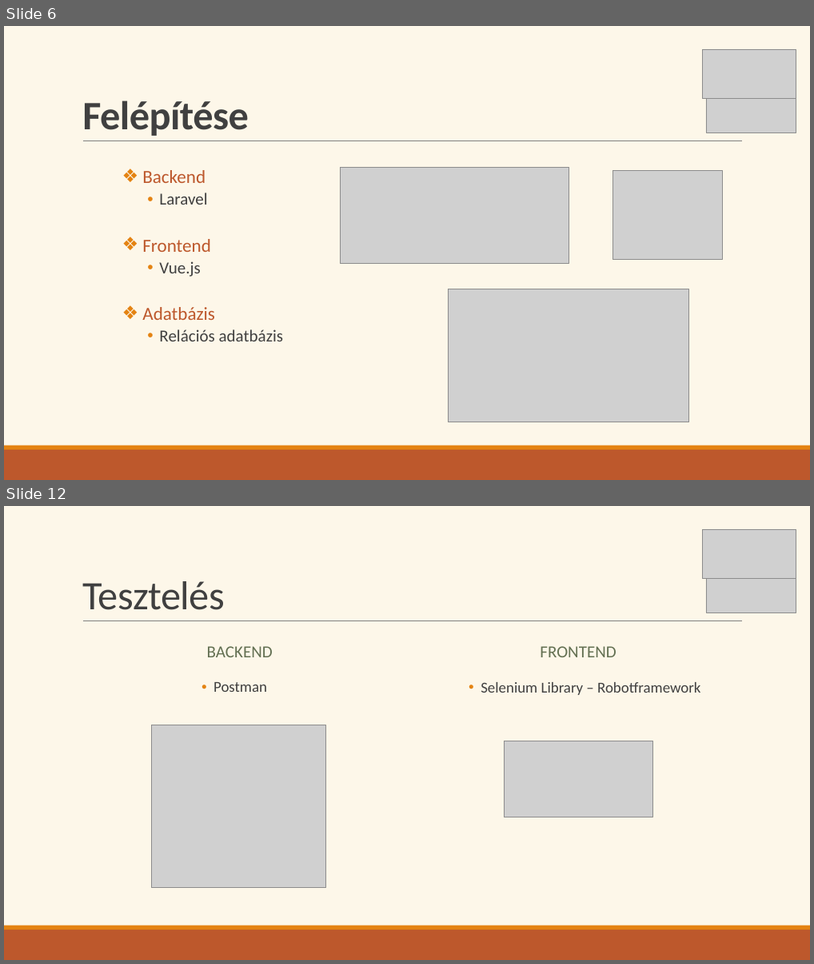
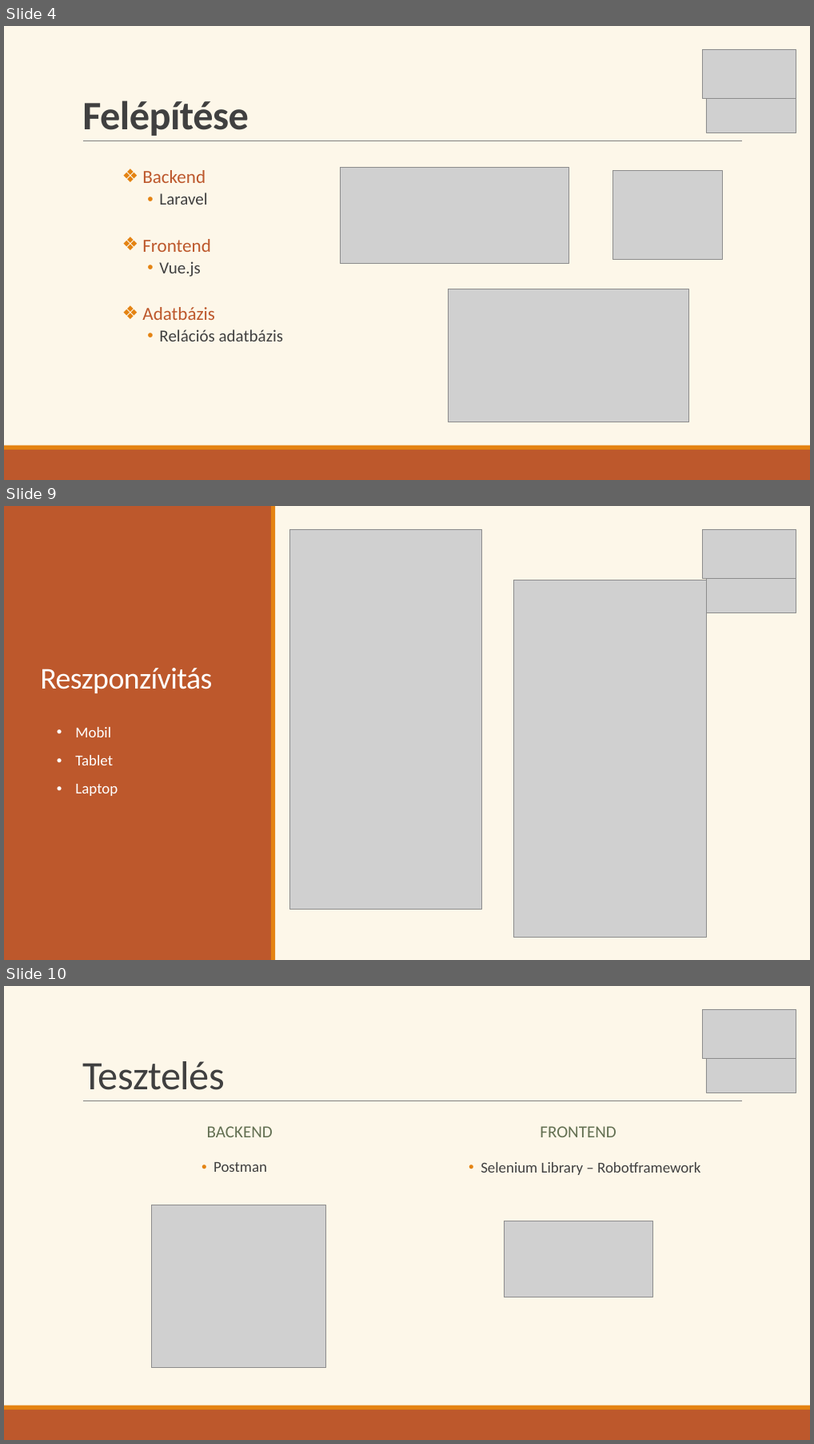
Before and after one commit to Ella50/13_S1_1_vizsgaremek, a slide deck: Dokumentációhoz/Prezentáció/eMenza_AtkariAriella_FarkasDominik.pptx. Shown one above the other, each under a label of ours: slides 6 and 12 before the commit, slides 4, 9 and 10 after it; the slides between them are not shown. The pictures are 814x964 and 814x1444 pixels, drawn with LibreOffice and Linux fonts; fonts in the diff are those of the drawing; grey boxes stand for pictures. Boxes give left, top, right and bottom in pixels: in the first picture for what was removed or moved away, otherwise in the second. Text is boxed around its words. In the diff, an @@ line names an element or a change of style, - is before the commit and + after.

```diff
--- a/Dokumentációhoz/Prezentáció/eMenza_AtkariAriella_FarkasDominik.pptx
+++ b/Dokumentációhoz/Prezentáció/eMenza_AtkariAriella_FarkasDominik.pptx
@@ slide 9 added at (4, 506, 810, 960), background #FDF7E9 @@
@@ rectangle added at (4, 506, 272, 960), fill #BD582C @@
@@ rectangle added at (271, 506, 276, 960), fill #E48312 @@
@@ picture added at (290, 529, 482, 909) @@
@@ picture added at (702, 529, 797, 579) @@
@@ picture added at (706, 574, 797, 612) @@
@@ picture added at (514, 580, 706, 936) @@
@@ title added at (40, 668, 212, 693), 36 pt, text #FFFFFF @@
+Reszponzívitás
@@ text added at (75, 727, 118, 796), 18 pt, text #FFFFFF @@
+• Mobil
+• Tablet
+• Laptop
@@ what was slide 6 is now slide 4 @@
@@ what was slide 12 is now slide 10 @@
```
Also in this commit, not shown: 8 slides changed, 4 slides removed, 15 other files.
